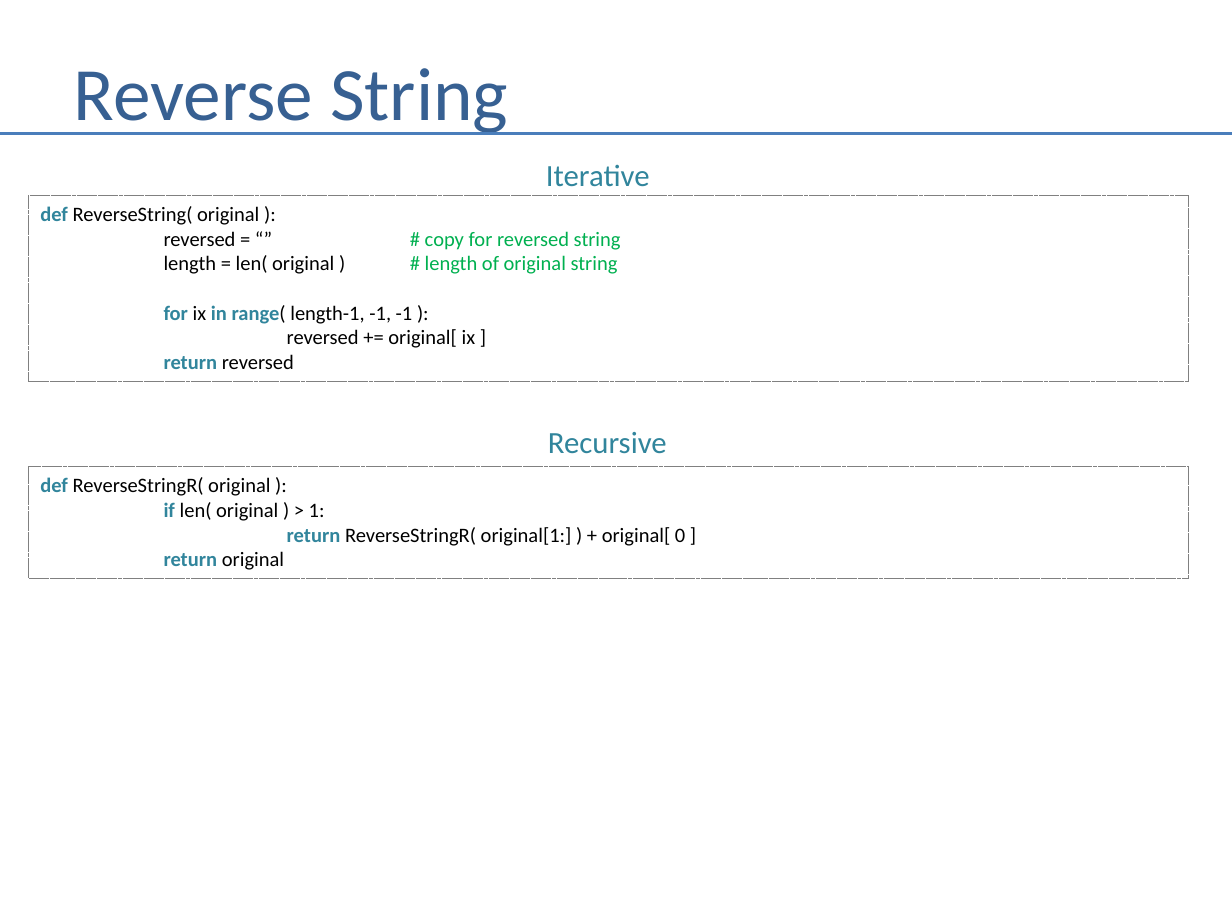
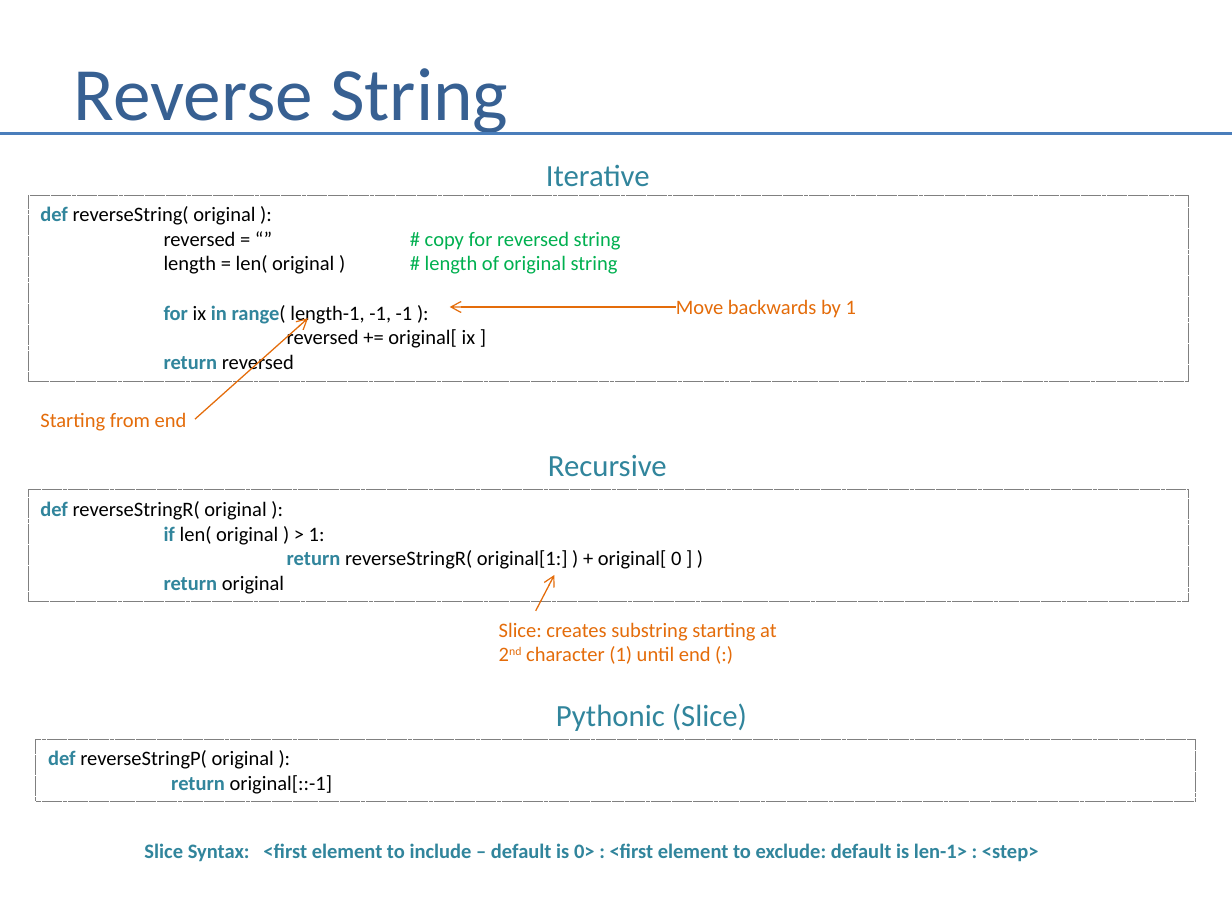
Before and after one commit to andrewferlitsch/Portland-Data-Science-Group, a slide deck: slide 93 of Presentations/Whiteboarding.pptx. Drawn at 1232x924 pixels with LibreOffice and Linux fonts; fonts in the diff are those of the drawing. Boxes give left, top, right and bottom in pixels: in the first picture for what was removed or moved away, otherwise in the second. Text is boxed around its words. In the diff, an @@ line names an element or a change of style, - is before the commit and + after.

```diff
--- a/Presentations/Whiteboarding.pptx
+++ b/Presentations/Whiteboarding.pptx
@@ text in rectangle at bbox=[40, 206, 255, 225]: text changed @@
-def ReverseString( original ):
+def reverseString( original ):
@@ text added at bbox=[676, 299, 856, 318], 12 pt, text #E46C0A @@
+Move backwards by 1
@@ arrow added from (195, 419) to (308, 318), #E46C0A 0.75 pt @@
@@ arrow added from (676, 307) to (450, 307), #E46C0A 0.75 pt @@
@@ text added at bbox=[40, 412, 187, 431], 12 pt, text #E46C0A @@
+Starting from end
@@ text "Recursive": place and size @@
-text "Recursive" at bbox=[548, 432, 667, 454]
+text "Recursive" at bbox=[548, 455, 667, 477]
@@ rectangle "def reverseStringR( original ):": place and size @@
-rectangle "def reverseStringR( original ):" at bbox=[28, 467, 1189, 579]
+rectangle "def reverseStringR( original ):" at bbox=[28, 490, 1189, 602]
@@ text in rectangle at bbox=[40, 501, 266, 520]: text changed @@
-def ReverseStringR( original ):
+def reverseStringR( original ):
@@ text in rectangle at bbox=[287, 550, 681, 569]: text changed @@
-return ReverseStringR( original[1:] ) + original[ 0 ]
+return reverseStringR( original[1:] ) + original[ 0 ] )
@@ arrow added from (536, 611) to (554, 575), #E46C0A 0.75 pt @@
@@ text added at bbox=[499, 622, 776, 664], 12 pt, text #E46C0A @@
+Slice: creates substring starting at 2nd character (1) until end (:)
@@ text added at bbox=[556, 703, 747, 731], 18 pt, text #31859C @@
+Pythonic (Slice)
@@ rectangle added at bbox=[36, 739, 1196, 801], outline #808080 0.75 pt dashed, 12 pt, text #000000 @@
+def reverseStringP( original ):
+return original[::-1]
@@ text added at bbox=[144, 843, 1039, 862], 12 pt, text #31859C, bold @@
+Slice Syntax: <first element to include – default is 0> : <first element to exclude: default is len-1> : <step>
```
Also in this commit, not shown: 9 other slides changed, 1 other file.
